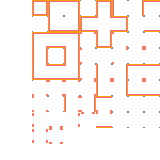
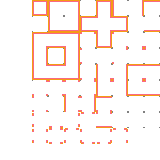
Layered file, before and after one edit (w=160, h=160). Changes by layer:
painted on "Paint Layer 1" (1st of 2) over (x1=64, y1=128, x2=128, y2=144)
